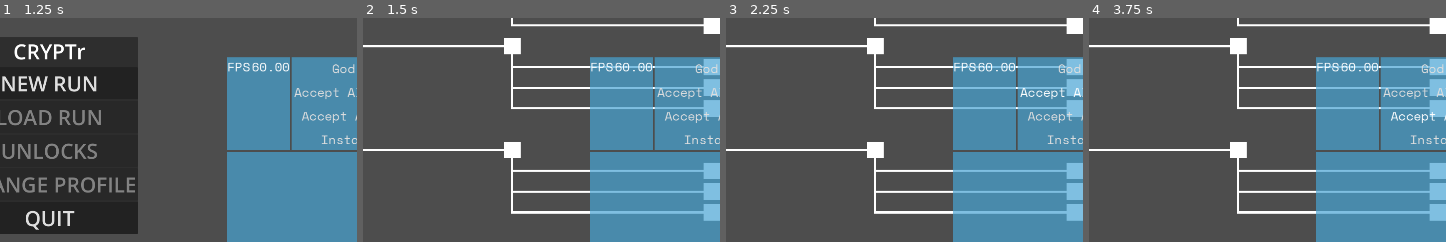
Above: before the commit, frames 1-4 (left to right).
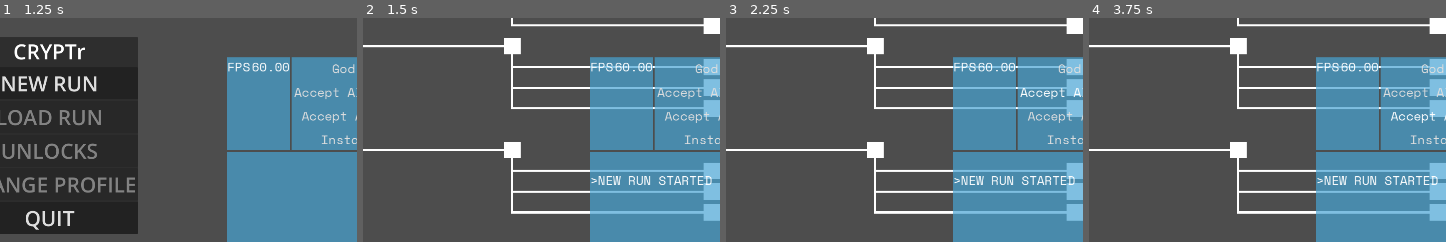
Above: after the commit, the same moments.

Repository: LucasMc17/CRYPTr
Game: Godot game, scene res://root.tscn
The game is run twice, just before and just after one commit, with the same random seed, the same clock (stepped at 60 frames per second) and the same inputs.
Inputs (mouse positions are % of the whole screen's width and height, from its top left):
- Up to frame 1 (1.25 s): click (84, 98) at 0.52 s; type "12" at 0.6 s
- Up to frame 2 (1.5 s): click "NEW RUN" at 1.25 s
- Up to frame 3 (2.25 s): click "Accept All Letters" at 2 s
- Up to frame 4 (3.75 s): click "Accept All Letters" at 2.75 s; click "Accept All Words" at 3.5 s
The pictures show only the part of the screen within x 37-87%, y 24-74%; the shares and areas given below are measured in that part.

Frame 1 is identical in both runs. In frame 2, 0.6% of the frame differs, in the area x 63-98%, y 70-75%; in frame 3, 0.6%; in frame 4, 0.6%.

Commit message:
new flow for word scoring allowing for stepping through each letter score meticulously

Diff:
--- a/globals/debug_node.tscn
+++ b/globals/debug_node.tscn
@@ -4,3 +4,4 @@
 
 [node name="DebugNode" type="Node"]
 script = ExtResource("1_pgr0f")
+log_level = 1
--- a/resources/triggers/trigger.gd
+++ b/resources/triggers/trigger.gd
@@ -26,4 +26,4 @@
 func _on_triggered(params : Events.ParamsObject) -> void:
 	if !filter(params):
 		return
-	DebugNode.print('triggered! ')
+	DebugNode.print_n(name + ' triggered! ')
--- a/slices/run/states/encounter/encounter.gd
+++ b/slices/run/states/encounter/encounter.gd
@@ -66,10 +66,10 @@
 ## Signals that the encounter was won to trigger the run UISwitcher back to the map.
 func _win() -> void:
 	Player.current_stack = Player.stack
+	Events.emit_match_won()
 	if "--debug-encounter" in OS.get_cmdline_args():
 		get_tree().quit(0)
 	else:
-		Events.emit_match_won()
 		Events.emit_return_to_map(false)
 
 
@@ -88,15 +88,16 @@
 func _enter_word() -> void:
 	if _scoring.score_object.valid:
 		Player.add_anagram(_word.text)
-		for letter in _word.text:
-			Events.emit_letter_scored(letter)
+		# for letter in _word.text:
+		# 	Events.emit_letter_scored(letter)
+		# Events.word_scored.emit({ "word": _word.text, "types": _scoring.score_object.additional_mults, "attempts_remaining": _attempts - 1})
+
+		_scoring.score_word(_hand.cryptographs)
 		Events.emit_word_scored(_word.text, _scoring.score_object.additional_mults, _attempts - 1)
-		# Events.word_scored.emit({ "word": _word.text, "types": _scoring.score_object.additional_mults, "attempts_remaining": _attempts - 1})
 		if DebugNode.instawin:
 			_win()
 			return
 
-		_scoring.current_score += _scoring.score_object.total_score
 		_score_preview.update_score(_scoring.current_score, _scoring.target_score)
 
 		_hand.discard_by_letters(_word.text)
--- a/slices/run/states/encounter/scenes/score_preview/score_preview.gd
+++ b/slices/run/states/encounter/scenes/score_preview/score_preview.gd
@@ -21,19 +21,14 @@
 		var word_name = _score_section.instantiate()
 		word_name.section_size = ScoreSection.Sizes.LARGE
 		word_name.name_text = score_object.word_name
-		word_name.mult_text = str(score_object.base_score) + " x " + str(score_object.length_mult)
+		word_name.mult_text = "x" + str(score_object.length_mult)
 		_mult_list.add_child(word_name)
 		for key in score_object.additional_mults.keys():
 			var multiplier = _score_section.instantiate()
-			multiplier.section_size = ScoreSection.Sizes.MEDIUM
+			multiplier.section_size = ScoreSection.Sizes.LARGE
 			multiplier.name_text = key
 			multiplier.mult_text = "x" + str(score_object.additional_mults[key])
 			_mult_list.add_child(multiplier)
-		var total_score = _score_section.instantiate()
-		total_score.section_size = ScoreSection.Sizes.LARGE
-		total_score.name_text = "Total"
-		total_score.mult_text = str(score_object.total_score)
-		_mult_list.add_child(total_score)
 
 
 ## Clears the score preview of all content.
--- a/slices/run/states/encounter/scoring_module.gd
+++ b/slices/run/states/encounter/scoring_module.gd
@@ -13,12 +13,33 @@
 
 ## Updates the score_object with a new object based on word and hand.
 func update_score_object(word : String, hand : Hand) -> void:
+	DebugNode.print('hi')
 	score_object = ScoringObject.new(word, hand)
+	DebugNode.print(score_object.to_dictionary.call())
 
 
 ## Compares target score and current score to determine if the player has won.
 func check_win() -> bool:
 	return current_score >= target_score
+
+
+## Scores the word based on the cryptographs in hand.
+func score_word(hand : Array[Cryptograph]) -> void:
+	if score_object.valid:
+		var total := 0.0
+		Player.add_anagram(score_object.word)
+		# TODO: There will be even more to do with this when the animation queue is set up. yeesh
+		for character in score_object.word:
+			var applicable = hand.filter(func(cryptograph): return cryptograph.resource.letter.character == character)
+			for cryptograph in applicable:
+				total += cryptograph.resource.letter.points
+				## TODO: getting the character is cumbersome. Should make a read only virtual var on the cryptograph
+				Events.emit_letter_scored(cryptograph.resource.letter.character)
+		total *= score_object.length_mult
+		for multiplier in score_object.additional_mults:
+			total *= score_object.additional_mults[multiplier]
+		current_score += total
+
 
 # NOTE: Review this later. Does this really have to be a class?
 ## Custom class representing the scoring information for a word. This class is generally used exclusively within this scoring module, to update the `score_object` variable.
@@ -58,16 +79,14 @@
 		}
 	## Boolean representing inputted word validity accordng to in-game dictionary.
 	var valid : bool
-	## Score before multipliers, calculated from word and point values of relevant cryptographs in hand.
-	var base_score : float
 	## Multiplier based on length of inputted word.
 	var length_mult : float
 	## Name describing inputted word, based on word length.
 	var word_name : String
+	## The word being assessed for valid multipliers.
+	var word : String
 	## Other multipliers based on special criteria.
 	var additional_mults : Dictionary[StringName, float] = {}
-	## Final score after all multipliers are applied.
-	var total_score : float
 	## Utility Callable to convert the entity to a Dictionary for printing purposes.
 	var to_dictionary : Callable = DebugNode.make_to_printable_method(self, [
 			"valid",
@@ -78,13 +97,12 @@
 			"total_score"
 	])
 
-	func _init(word : String, hand : Hand):
+	func _init(input_word : String, hand : Hand):
+		word = input_word
 		valid = is_valid(word)
 		if !valid:
 			return
-		var cryptographs = hand.cryptographs
 		var letters = hand.letters
-		base_score = get_base_score(word, cryptographs)
 		length_mult = get_length_mult(word)
 		word_name = get_word_name(word)
 
@@ -117,14 +135,10 @@
 			elif is_valid(flipped):
 				additional_mults.ambigram = Player.ambigram_mult
 
-		total_score = base_score * length_mult
-		for mult in additional_mults:
-			total_score *= additional_mults[mult]
-
 
 	## Creates the word name.
-	static func get_word_name(word : String):
-		var length = word.length()
+	static func get_word_name(input_word : String):
+		var length = input_word.length()
 		if length < Player.MINIMUM_WORD_LENGTH:
 			return
 		if length < 21:
@@ -134,8 +148,8 @@
 
 
 	## Rotates a word 180 degrees for checking ambigrams and gyrograms
-	static func flip_word(word : String) -> Variant:
-		var flipped = word.reverse()
+	static func flip_word(input_word : String) -> Variant:
+		var flipped = input_word.reverse()
 		for i in range(flipped.length()):
 			if !GYRO_MAP.has(flipped[i]):
 				return false
@@ -144,34 +158,34 @@
 
 
 	## Checks a word's validity.
-	static func is_valid(word : String) -> bool:
-		# Word is in dictionary
-		if word.length() < Player.MINIMUM_WORD_LENGTH:
+	static func is_valid(input_word : String) -> bool:
+		if input_word.length() < Player.MINIMUM_WORD_LENGTH:
 			return false
 		if DebugNode.accept_all_words:
 			return true
-		var first_letter = word[0]
+		var first_letter = input_word[0]
 		var words = FileAccess.open('res://words/' + first_letter + '.txt', FileAccess.READ).get_as_text().split('\n')
-		return words.has(word)
+		return words.has(input_word)
 
 
 	## Checks for a palindrome by reversing the word and comparing it to the original word.
-	static func is_palindrogram(word : String) -> bool:
+	static func is_palindrogram(input_word : String) -> bool:
 		# Word is the same forward and backward
-		return word.reverse() == word
+		return input_word.reverse() == input_word
 
 
 	## Checks for a semordnilap by reversing the word.
-	static func is_semordnigram(word : String) -> bool:
+	static func is_semordnigram(input_word : String) -> bool:
 		# Word is still valid when reversed
-		return is_valid(word.reverse())
+		return is_valid(input_word.reverse())
 
 
 	## Checks for an equigram by comparing the word's vowel count to consonant count.
-	static func is_equigram(word : String) -> bool:
+	static func is_equigram(input_word : String) -> bool:
 		var vowels = 0
 		var cons = 0
-		for letter in word:
+		for letter in input_word:
+			# NOTE: use contants vowels
 			if ['A', 'E', 'I', 'O', 'U'].has(letter):
 				vowels += 1
 			else:
@@ -180,25 +194,25 @@
 
 
 	## Checks for a pangram by first checking the word's length, then checking if all cryptographs are represented within it.
-	static func is_pangram(word : String, letters : Array) -> bool:
-		if word.length() < Player.HAND_SIZE:
+	static func is_pangram(input_word : String, letters : Array) -> bool:
+		if input_word.length() < Player.HAND_SIZE:
 			return false
 		for character in letters:
-			if !word.contains(character):
+			if !input_word.contains(character):
 				return false
 		return true
 
 
 	## Checks for a perfect pangram by confirming that the length of the word is the player's hand size (assumes word has already passed pangram check).
-	static func is_perfectigram(word : String) -> bool:
+	static func is_perfectigram(input_word : String) -> bool:
 		# NOTE: logic here might be too simplistic. Just scored a perfectigram with "DROLLY" because by current hand was D L R O Y L.
-		return word.length() == Player.HAND_SIZE
+		return input_word.length() == Player.HAND_SIZE
 
 
 	## Checks if the word uses each of its letters exactly once.
-	static func is_isogram(word : String) -> bool:
+	static func is_isogram(input_word : String) -> bool:
 		var map = []
-		for letter in word:
+		for letter in input_word:
 			if map.has(letter):
 				return false
 			else:
@@ -207,8 +221,8 @@
 
 
 	## Checks if the word is an anagram of a previously played word.
-	static func is_anagram(word) -> bool:
-		var alpha = word.split()
+	static func is_anagram(input_word : String) -> bool:
+		var alpha = input_word.split()
 		alpha.sort()
 		alpha = "".join(alpha)
 
@@ -219,18 +233,18 @@
 
 
 	## Checks if the word consists of two or three repeated sections, e.g. CANCAN, TUTU.
-	static func is_redupligram(word : String) -> bool:
+	static func is_redupligram(input_word : String) -> bool:
 		@warning_ignore_start("integer_division")
-		var length = word.length()
+		var length = input_word.length()
 		if length % 2 == 0:
-			var one = word.left(-1 * (length / 2))
-			var two = word.right(-1 * (length / 2))
+			var one = input_word.left(-1 * (length / 2))
+			var two = input_word.right(-1 * (length / 2))
 			if one == two:
 				return true
 		if length % 3 == 0:
-			var one = word.left(-1 * (length / 3 * 2))
-			var two = word.left(-1 * (length / 3)).right(-1 * (length / 3))
-			var three = word.right(-1 * (length / 3 * 2))
+			var one = input_word.left(-1 * (length / 3 * 2))
+			var two = input_word.left(-1 * (length / 3)).right(-1 * (length / 3))
+			var three = input_word.right(-1 * (length / 3 * 2))
 			if one == two and two == three:
 				return true
 		@warning_ignore_restore("integer_division")
@@ -238,14 +252,14 @@
 
 
 	## Calculate the base score by adding the points of each applicable cryptograph from the hand, letter by letter.
-	static func get_base_score(word : String, hand : Array[Cryptograph]) -> float:
-		var score = 0.0
-		for character in word:
-			var applicable = hand.filter(func(cryptograph): return cryptograph.resource.letter.character == character)
-			score += applicable.reduce(func(accum, cryptograph): return accum + cryptograph.resource.letter.points, 0.0)
-		return score
+	# static func get_base_score(word : String, hand : Array[Cryptograph]) -> float:
+	# 	var score = 0.0
+	# 	for character in word:
+	# 		var applicable = hand.filter(func(cryptograph): return cryptograph.resource.letter.character == character)
+	# 		score += applicable.reduce(func(accum, cryptograph): return accum + cryptograph.resource.letter.points, 0.0)
+	# 	return score
 
 
 	## Calculates length multiplier based on word length.
-	static func get_length_mult(word : String) -> float:
-		return 1 + Player.LENGTH_MULTIPLIER * word.length()
+	static func get_length_mult(input_word : String) -> float:
+		return 1 + Player.LENGTH_MULTIPLIER * input_word.length()
